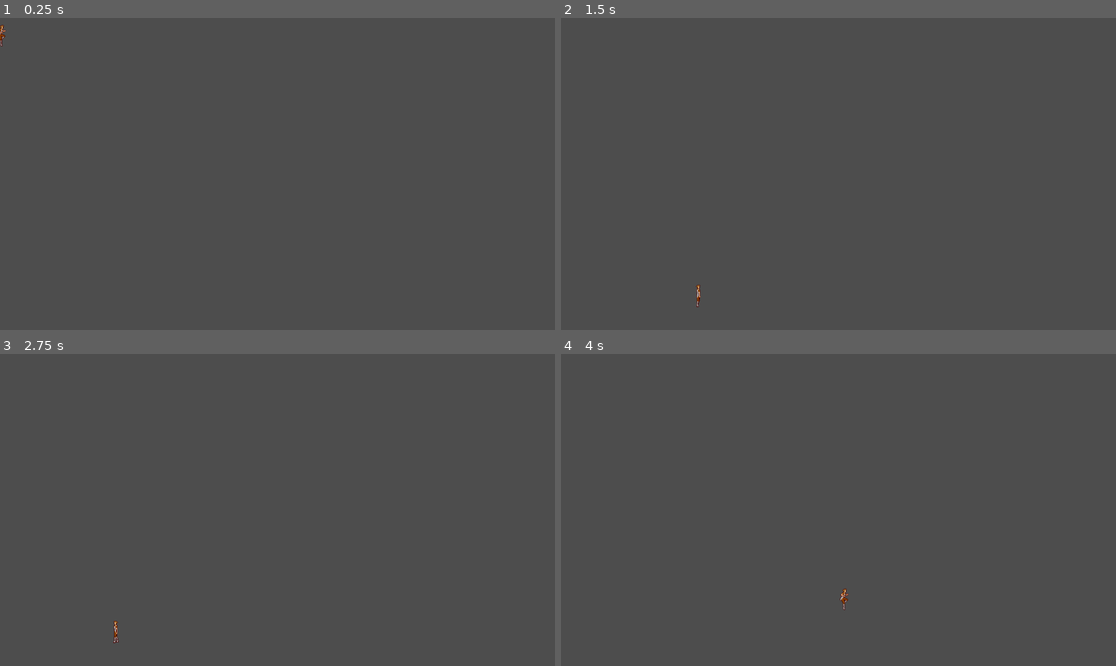
Above: before the commit, frames 1-4 (two rows, left to right).
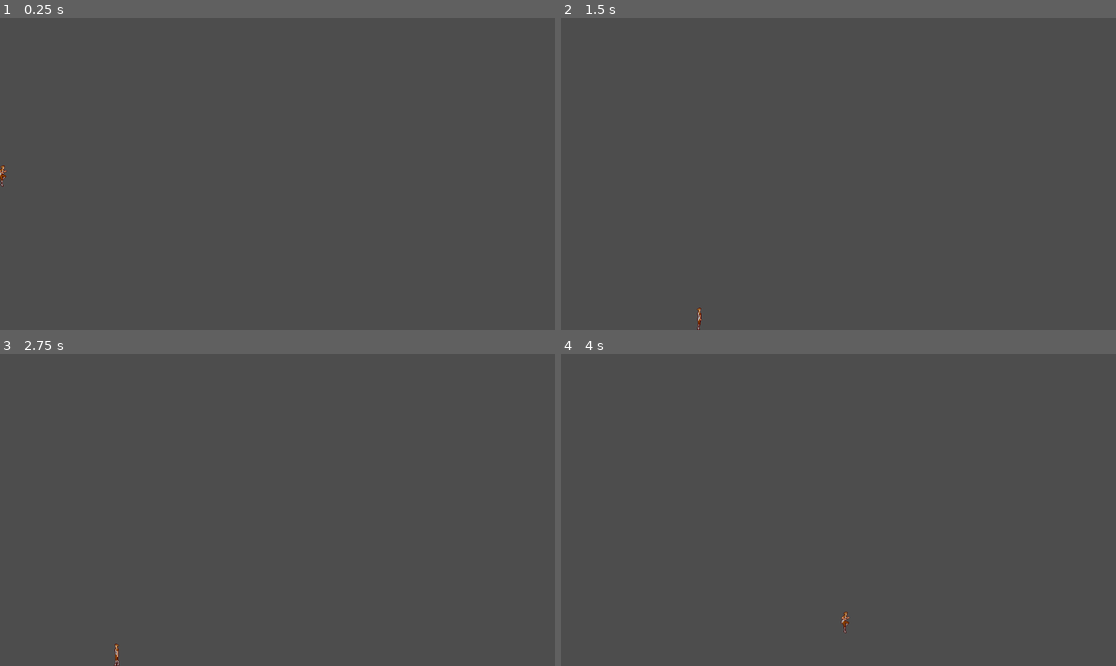
Above: after the commit, the same moments.

Repository: TrillNicky02/2D-Platformer
Game: Godot game, scene res://game.tscn
Two runs of this game, one before a commit and one after it. Both use one fixed random seed, a clock stepped at 60 frames per second and the inputs below.
Inputs:
- Up to frame 1 (0.25 s): no input
- Up to frame 2 (1.5 s): tap Enter at 0.5 s; hold D (Right) from 0.53 s (still down); tap Space (Jump) at 0.77 s
- Up to frame 3 (2.75 s): tap Space (Jump) at 1.52 s; release D (Right) at 2.03 s; hold A (Left) from 2.03 s (still down)
- Up to frame 4 (4 s): tap Space (Jump) at 2.75, 3.02, 3.77 s; release A (Left) at 2.78 s; hold D (Right) from 2.78 s (still down)

The runs differ from the first frame. In frame 1, less than 0.1% of the frame differs, in the area x 0-2%, y 2-55%; in frame 2, less than 0.1%; in frame 3, less than 0.1%; in frame 4, 0.1%, in the area x 50-53%, y 75-90%.

Commit message:
Extra for Project 4 part 1

Diff:
--- /dev/null
+++ b/Global.gd
@@ -0,0 +1,5 @@
+extends Node
+
+func _unhandled_input(event):
+	if event.is_action_pressed("menu"):
+		get_tree().quit()
--- a/game.tscn
+++ b/game.tscn
@@ -121,3 +121,8 @@
 [node name="CollisionShape2D" type="CollisionShape2D" parent="Player"]
 position = Vector2(0, 5)
 shape = SubResource("RectangleShape2D_m74r6")
+
+[node name="Camera2D" type="Camera2D" parent="Player"]
+limit_left = 0
+limit_right = 1150
+limit_bottom = 600
--- a/project.godot
+++ b/project.godot
@@ -14,6 +14,10 @@
 run/main_scene="res://game.tscn"
 config/features=PackedStringArray("4.1", "Forward Plus")
 config/icon="res://icon.svg"
+
+[autoload]
+
+Global="*res://Global.gd"
 
 [input]
 
@@ -32,3 +36,8 @@
 "events": [Object(InputEventKey,"resource_local_to_scene":false,"resource_name":"","device":-1,"window_id":0,"alt_pressed":false,"shift_pressed":false,"ctrl_pressed":false,"meta_pressed":false,"pressed":false,"keycode":0,"physical_keycode":32,"key_label":0,"unicode":32,"echo":false,"script":null)
 ]
 }
+menu={
+"deadzone": 0.5,
+"events": [Object(InputEventKey,"resource_local_to_scene":false,"resource_name":"","device":-1,"window_id":0,"alt_pressed":false,"shift_pressed":false,"ctrl_pressed":false,"meta_pressed":false,"pressed":false,"keycode":0,"physical_keycode":4194305,"key_label":0,"unicode":0,"echo":false,"script":null)
+]
+}
